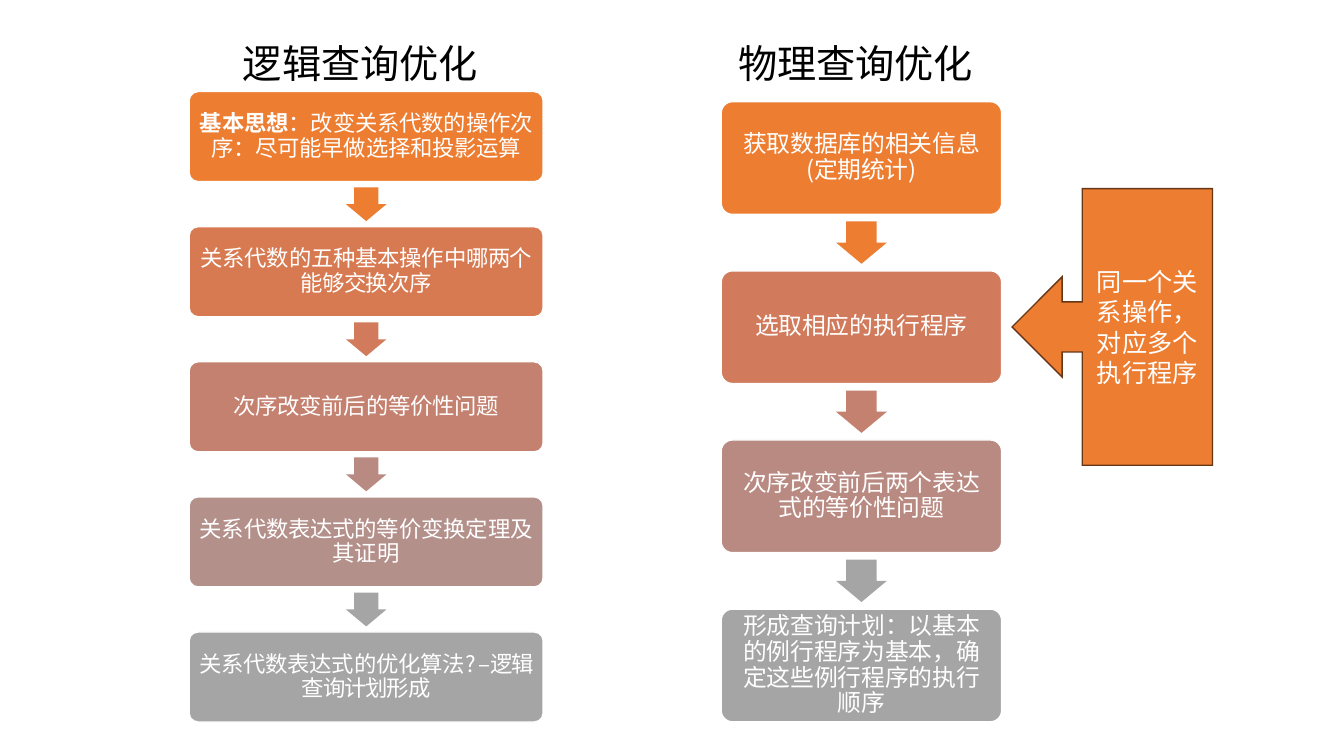
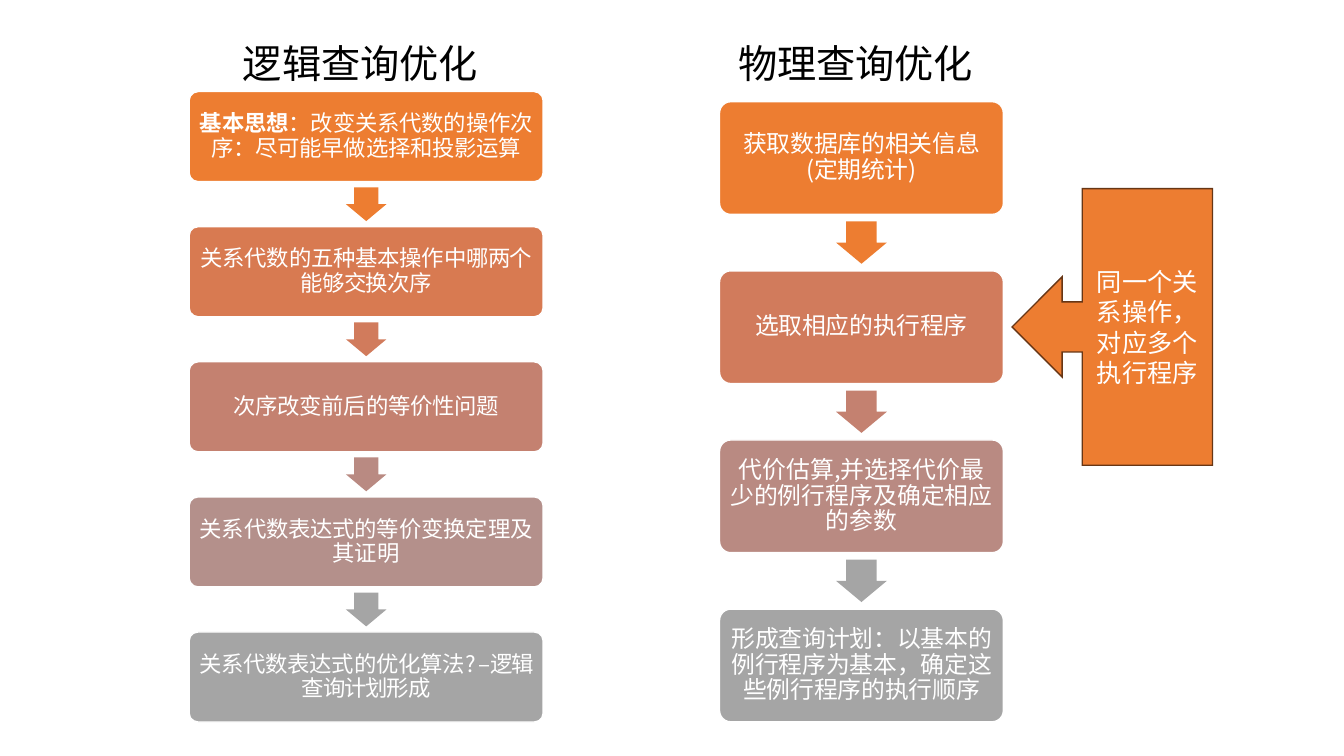
Before and after one commit to guofei9987/a, a slide deck: slide 24 of computer/database/database.pptx. Drawn at 1344x756 pixels with LibreOffice and Linux fonts; fonts in the diff are those of the drawing. Boxes give left, top, right and bottom in pixels: in the first picture for what was removed or moved away, otherwise in the second. Text is boxed around its words. In the diff, an @@ line names an element or a change of style, - is before the commit and + after.

```diff
--- a/computer/database/database.pptx
+++ b/computer/database/database.pptx
@@ text at bbox=[730, 458, 992, 531]: text changed; font Noto Sans CJK JP to Noto Sans CJK SC @@
-次序改变前后两个表达式的等价性问题
+代价估算,并选择代价最少的例行程序及确定相应的参数
@@ text "形成查询计划：以基本的例行程序为基本，确定这些例行程序的执行顺序" rewrapped from bbox=[743, 614, 980, 713] to bbox=[731, 627, 992, 700] @@
```
Also in this commit, not shown: 7 other files.
